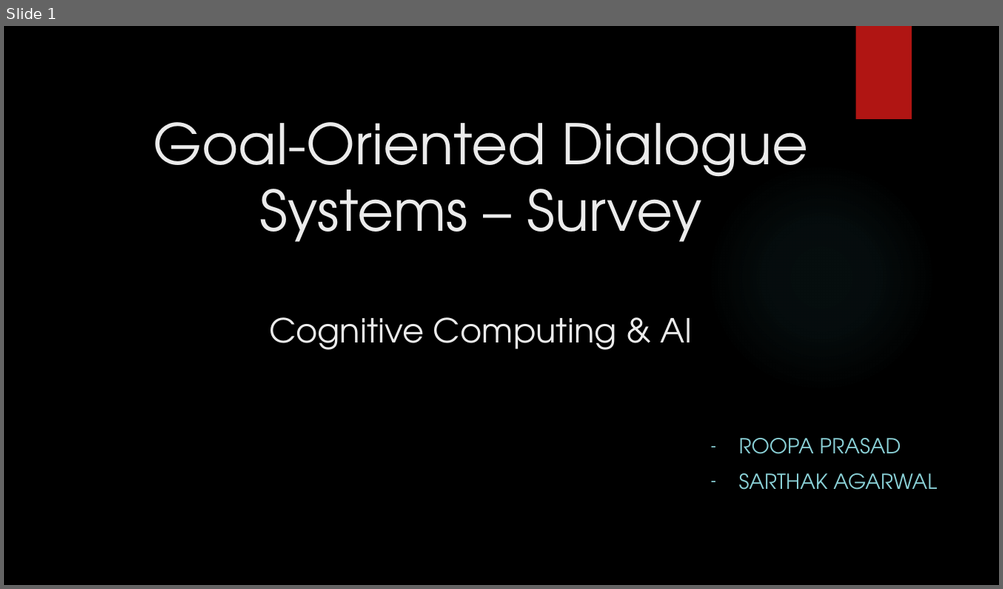
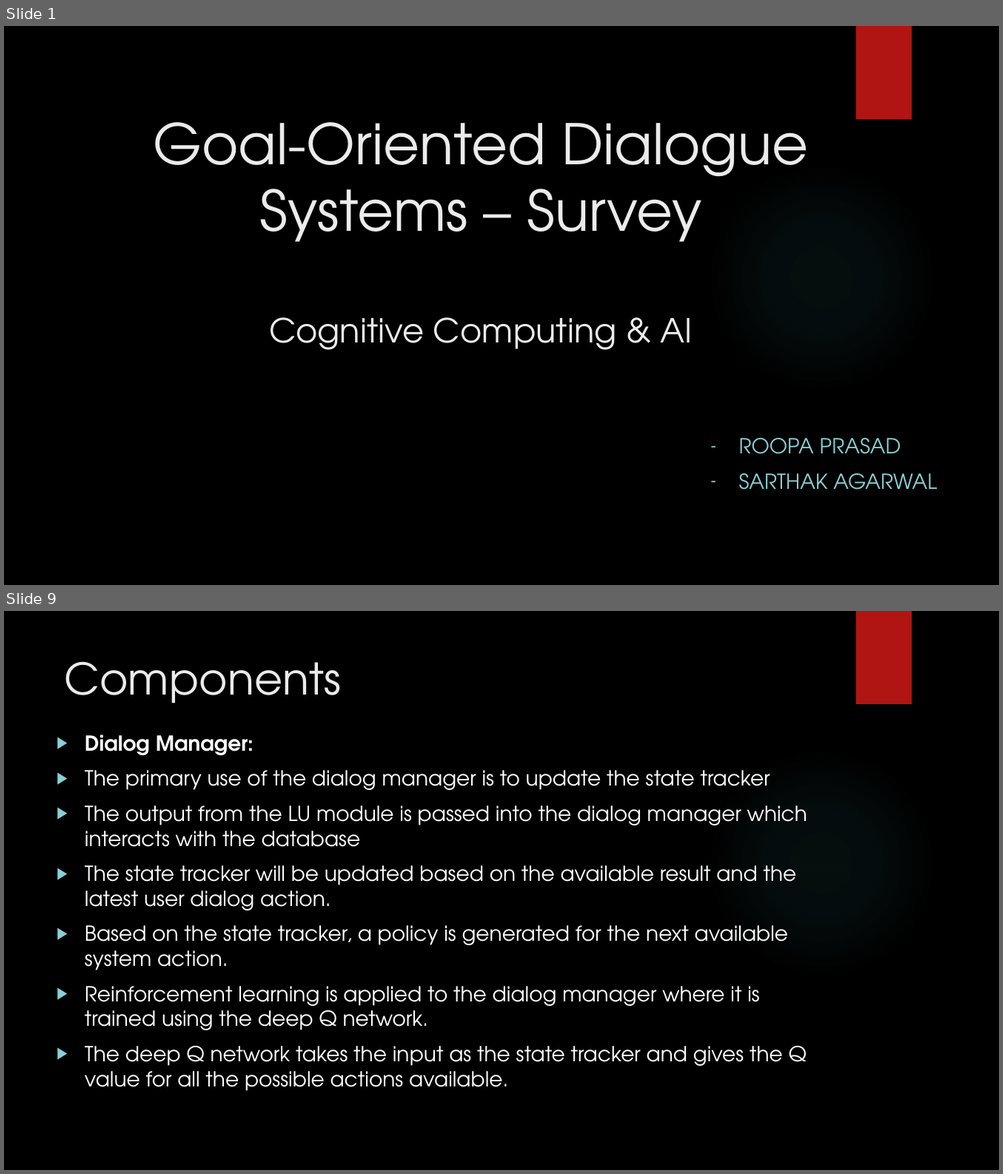
Before and after one commit to agsarthak/Goal-oriented-Dialogue-Systems, a slide deck: Presentation.pptx. Shown one above the other, each under a label of ours: slide 1 before the commit, slides 1 and 9 after it; the slides between them are not shown. The pictures are 1003x589 and 1003x1174 pixels, drawn with LibreOffice and Linux fonts; fonts in the diff are those of the drawing; background and template pictures are left out. Boxes give left, top, right and bottom in pixels: in the first picture for what was removed or moved away, otherwise in the second. Text is boxed around its words. In the diff, an @@ line names an element or a change of style, - is before the commit and + after.

```diff
--- a/Presentation.pptx
+++ b/Presentation.pptx
@@ slide 9 added at [4, 611, 999, 1170], background picture (left out); not listed: 2 template elements that a slide beside it also shows @@
@@ title added at [64, 661, 341, 703], 42 pt, text #EBEBEB @@
+Components
@@ text added at [85, 735, 807, 1091], 20 pt, text #FFFFFF @@
+▶ Dialog Manager:
+▶ The primary use of the dialog manager is to update the state tracker
+▶ The output from the LU module is passed into the dialog manager which interacts with the database
+▶ The state tracker will be updated based on the available result and the latest user dialog action.
+▶ Based on the state tracker, a policy is generated for the next available system action.
+▶ Reinforcement learning is applied to the dialog manager where it is trained using the deep Q network.
+▶ The deep Q network takes the input as the state tracker and gives the Q value for all the possible actions available.
```
Also in this commit, not shown: 4 slides changed, 10 other slides added, 1 slide removed, 2 other files.
